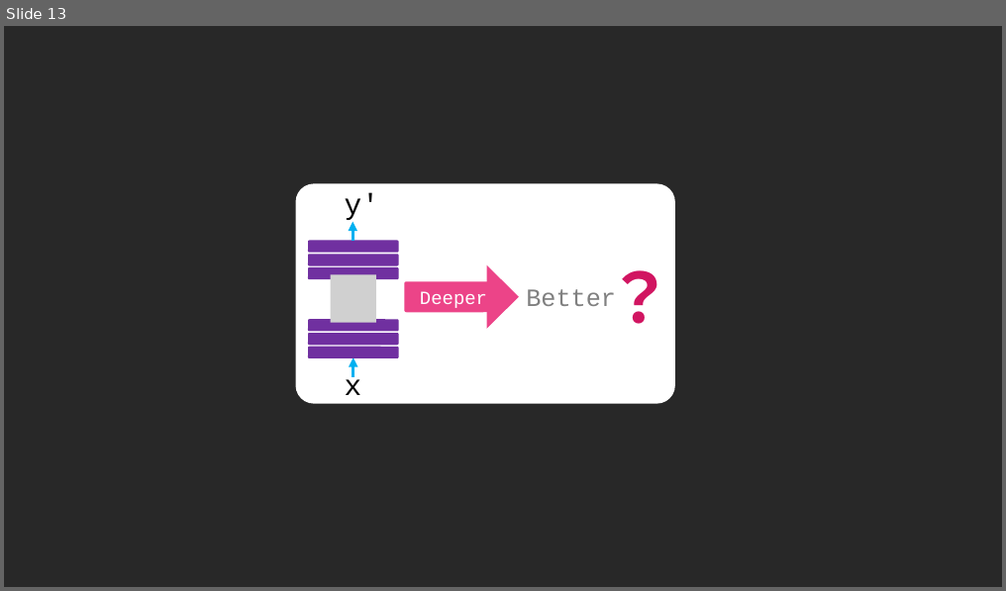
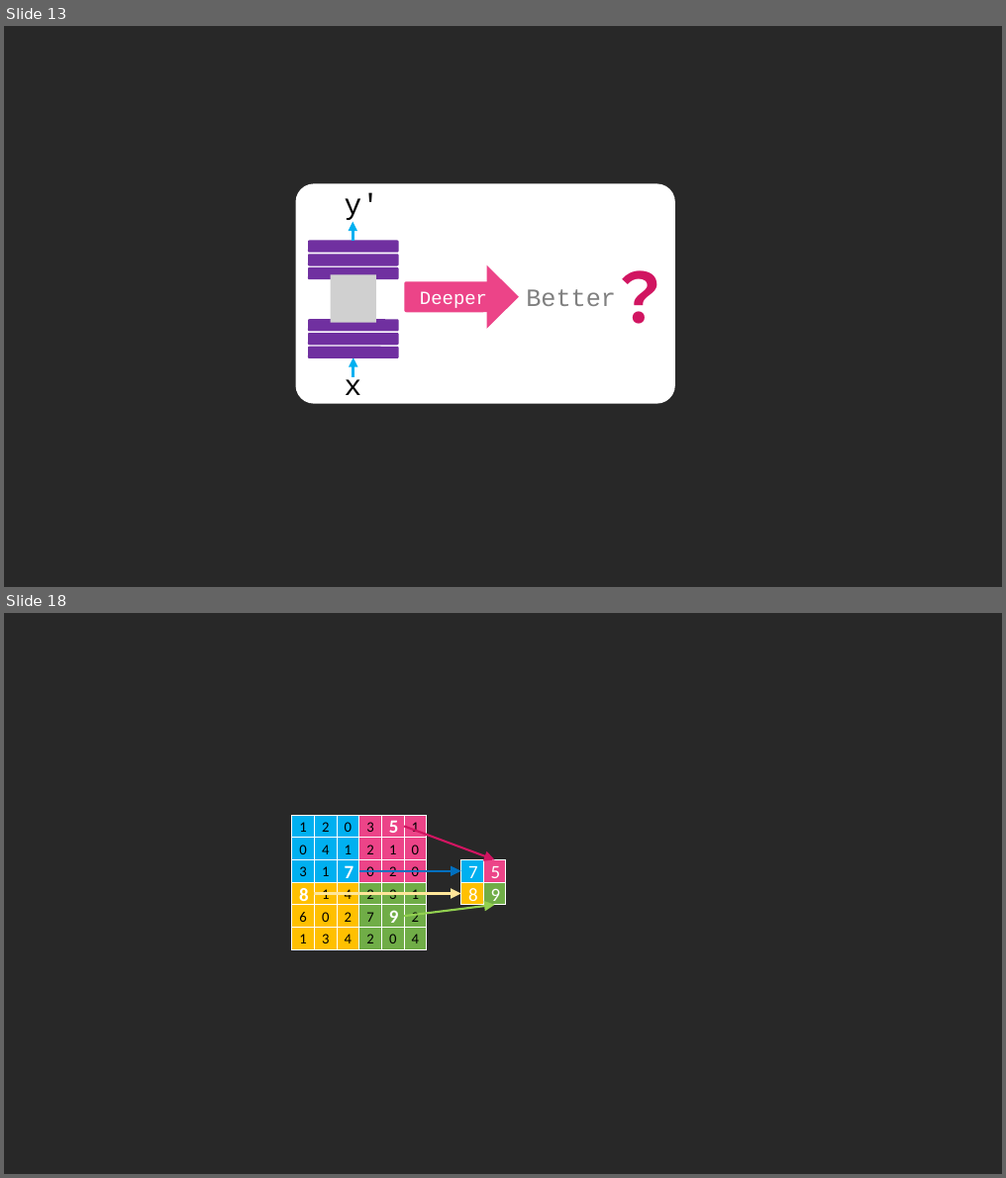
Before and after one commit to CSP-GD/deep-learning-summary, a slide deck: img/img.pptx. Shown one above the other, each under a label of ours: slide 13 before the commit, slides 13 and 18 after it; the slides between them are not shown. The pictures are 1006x591 and 1006x1178 pixels, drawn with LibreOffice and Linux fonts; fonts in the diff are those of the drawing; grey boxes stand for pictures. Boxes give left, top, right and bottom in pixels: in the first picture for what was removed or moved away, otherwise in the second. Text is boxed around its words. In the diff, an @@ line names an element or a change of style, - is before the commit and + after.

```diff
--- a/img/img.pptx
+++ b/img/img.pptx
@@ slide 18 added at [4,613,1002,1174], background #282828 @@
@@ group added at [292,815,506,950]: 40 rectangles, 4 arrows @@
+1
+1
+0
+3
+2
+4
+0
+1
+7
+3
+8
+6
+1
+1
+0
+4
+2
+4
+2
+3
+2
+0
+5
+1
+1
+0
+0
+0
+2
+7
+2
+9
+3
+1
+2
+4
+7
+8
+5
+9
```
Also in this commit, not shown: 4 other slides added, 8 other files.
